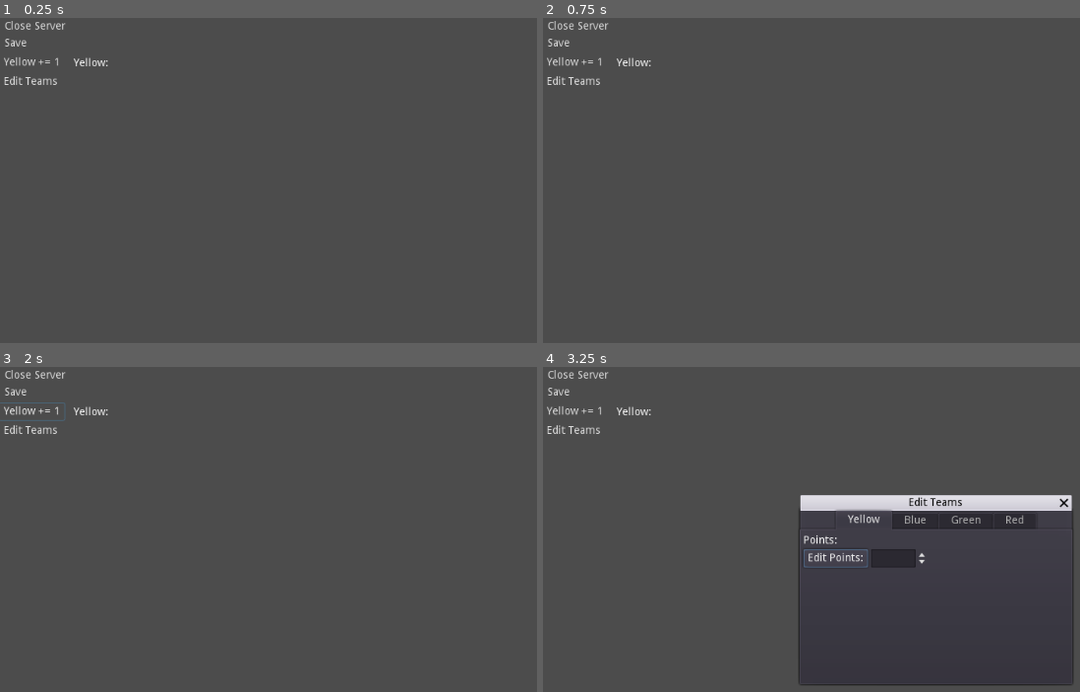
Above: before the commit, frames 1-4 (two rows, left to right).
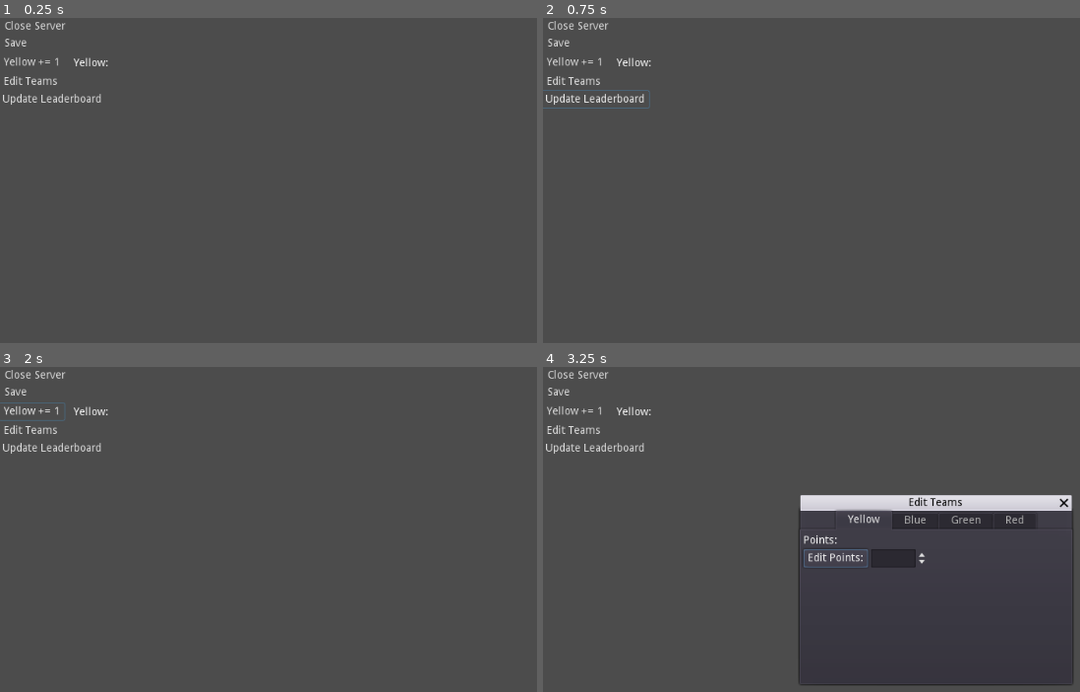
Above: after the commit, the same moments.

Repository: kiesenverseist/discord-game
Game: Godot game, scene res://remote_server/RemoteServer.tscn
Same seed, same stepped clock (60 frames per second), same inputs: the game is played once before the commit and once after it. This scene is started directly instead of the project's main scene.
Inputs (mouse positions are in pixels of both pictures, inside the frame that each line leads up to):
- Up to frame 1 (0.25 s): no input
- Up to frame 2 (0.75 s): click (596, 99) at 0.5 s, where only the run after the commit has a clickable "Update Leaderboard"
- Up to frame 3 (2 s): click "Yellow += 1" at 1.25 s
- Up to frame 4 (3.25 s): click "Edit Teams" at 2 s; click "Edit Points:" at 2.75 s

The runs differ from the first frame. In frame 1, 0.2% of the frame differs, in the area x 0-19%, y 23-27%; in frame 2, 0.4%, in the area x 0-20%, y 22-28%; in frame 3, 0.2%; in frame 4, 0.2%.
Error before the commit: Invalid get index 'Yellow' (on base: 'Dictionary'). (res://remote_server/gui.gd:22)
Error after the commit: Invalid get index 'Yellow' (on base: 'Dictionary'). (res://remote_server/gui.gd:23)

Commit message:
Improved Leaderboard updating

Diff:
--- a/discord_sim/common/Boot.gd
+++ b/discord_sim/common/Boot.gd
@@ -6,6 +6,7 @@
 var port
 
 func _ready():
+
 	if OS.has_feature("Server"):
 		get_tree().change_scene("res://server/Server.tscn")
 	if OS.has_feature("client"):
--- a/discord_sim/remote_server/RemoteServer.tscn
+++ b/discord_sim/remote_server/RemoteServer.tscn
@@ -41,6 +41,13 @@
 margin_right = 81.3017
 margin_bottom = 93.9424
 text = "Edit Teams"
+
+[node name="UpdateLeaderboard" type="ToolButton" parent="GUI"]
+margin_left = -3.08005
+margin_top = 94.9682
+margin_right = 137.92
+margin_bottom = 116.968
+text = "Update Leaderboard"
 
 [node name="YellowPoints" type="Label" parent="GUI"]
 margin_left = 96.3482
@@ -195,6 +202,7 @@
 [connection signal="pressed" from="GUI/Save" to="GUI" method="_on_Save_pressed"]
 [connection signal="pressed" from="GUI/AddYellow" to="GUI" method="_on_AddYellow_pressed"]
 [connection signal="pressed" from="GUI/OpenTeams" to="GUI" method="_on_OpenTeams_pressed"]
+[connection signal="pressed" from="GUI/UpdateLeaderboard" to="GUI" method="_on_UpdateLeaderboard_pressed"]
 [connection signal="pressed" from="GUI/TeamsWindow/TabContainer/Yellow/HBoxContainer/Button" to="GUI" method="_on_EditPoints_pressed"]
 [connection signal="pressed" from="GUI/TeamsWindow/TabContainer/Blue/HBoxContainer/Button" to="GUI" method="_on_EditPoints_pressed"]
 [connection signal="pressed" from="GUI/TeamsWindow/TabContainer/Green/HBoxContainer/Button" to="GUI" method="_on_EditPoints_pressed"]
--- a/discord_sim/remote_server/gui.gd
+++ b/discord_sim/remote_server/gui.gd
@@ -1,6 +1,7 @@
 extends Node
 
 onready var da = $"../Data"
+onready var di = $"../Discord"
 
 func _ready():
 	set_process(false)
@@ -31,3 +32,6 @@
 	var num = int(get_node("TeamsWindow/TabContainer/%s/HBoxContainer/SpinBox" % team).get_line_edit().text)
 	t[team].add_points(num)
 	da.teams = t
+
+func _on_UpdateLeaderboard_pressed():
+	di.rpc_id(1, "update_leaderboard")
--- a/discord_sim/server/Discord.gd
+++ b/discord_sim/server/Discord.gd
@@ -8,6 +8,7 @@
 	ws.connect("user_joined", self, "_on_user_join")
 
 	randomize()
+	leaderboard_loop()
 
 func _on_user_join(data):
 	var role_id
@@ -147,7 +148,7 @@
 static func leader_board_sort(a , b):
 	return a.points > b.points
 
-func update_leaderboard():
+remote func update_leaderboard():
 	# to make a sorted list of teams
 	var teams : Array = []
 	var t = da.teams
@@ -167,5 +168,8 @@
 	send_update["message"] = msg
 	ws.send_data(send_update)
 
-	#update daily
-	get_tree().create_timer(3600*24).connect("timeout", self, "update_leaderboard")
+func leaderboard_loop():
+	get_tree().create_timer(3600).connect("timeout", self, "leaderboard_loop")
+	print("current time is: ", str(OS.get_time()))
+	if OS.get_time().hour == 20:
+		update_leaderboard()
--- a/discord_sim/server/Websocket.gd
+++ b/discord_sim/server/Websocket.gd
@@ -59,7 +59,6 @@
 			"channel_name" : "bridge", "category_name" : "Super"})
 	error_count = 0
 	keep_alive()
-	$"../Discord".update_leaderboard()
 
 func connection_error():
 	print("connection error'd")
